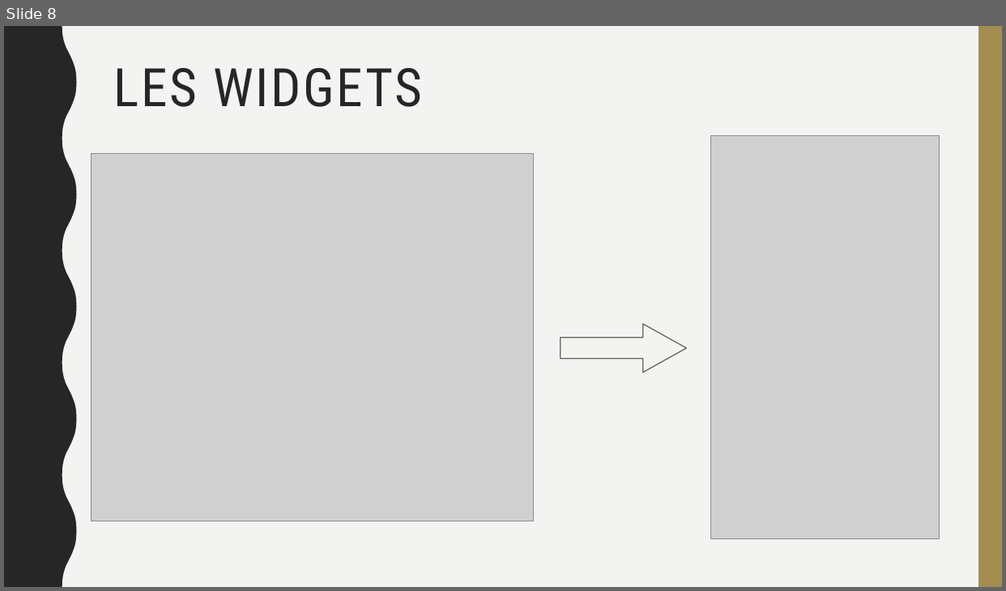
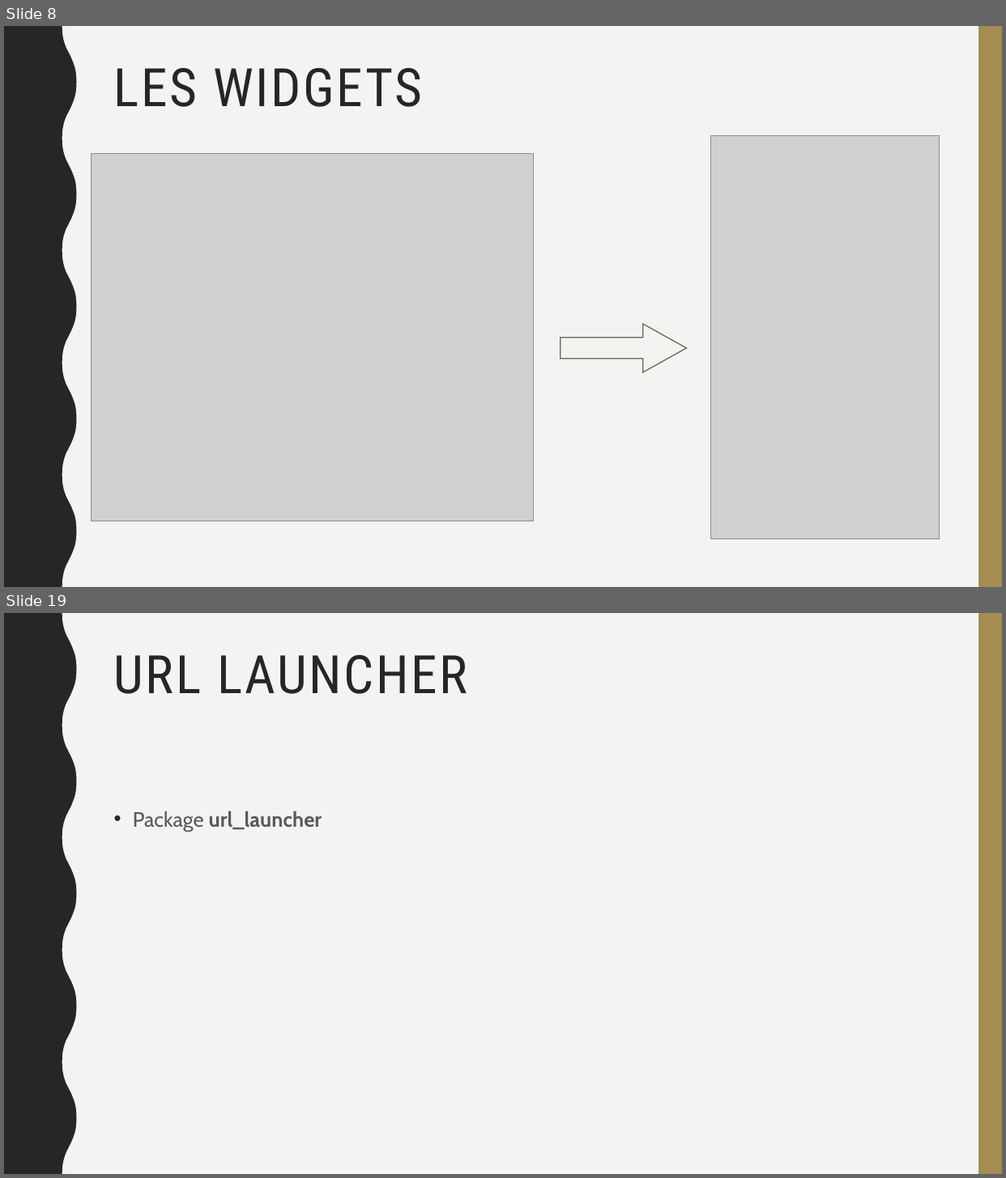
Before and after one commit to Tristan54/Mobile-projects, a slide deck: présentation.odp. Shown one above the other, each under a label of ours: slide 8 before the commit, slides 8 and 19 after it; the slides between them are not shown. The pictures are 1006x591 and 1006x1178 pixels, drawn with LibreOffice and Linux fonts; fonts in the diff are those of the drawing; grey boxes stand for pictures. Boxes give left, top, right and bottom in pixels: in the first picture for what was removed or moved away, otherwise in the second. Text is boxed around its words. In the diff, an @@ line names an element or a change of style, - is before the commit and + after.

```diff
--- a/présentation.odp
+++ b/présentation.odp
@@ slide 19 added at <box>4,613,1002,1174</box>, background #F3F3F2; not listed: 2 template elements that a slide beside it also shows @@
@@ title added at <box>114,655,467,694</box>, 51 pt, text #262626 @@
+URL LAUNCHER
@@ text added at <box>133,811,322,832</box>, 20 pt, text #595959, bold @@
+• Package url_launcher
```
Also in this commit, not shown: 4 slides changed, 6 other slides added, 1 slide removed, 1 other file.
